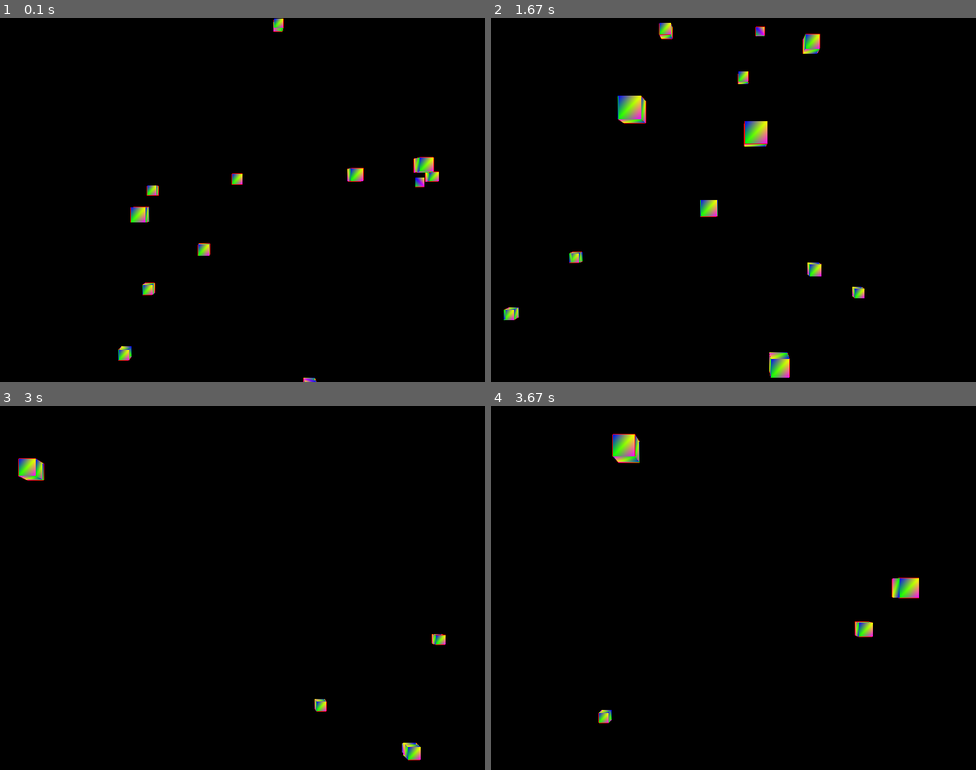
Above: before the commit, frames 1-4 (two rows, left to right).
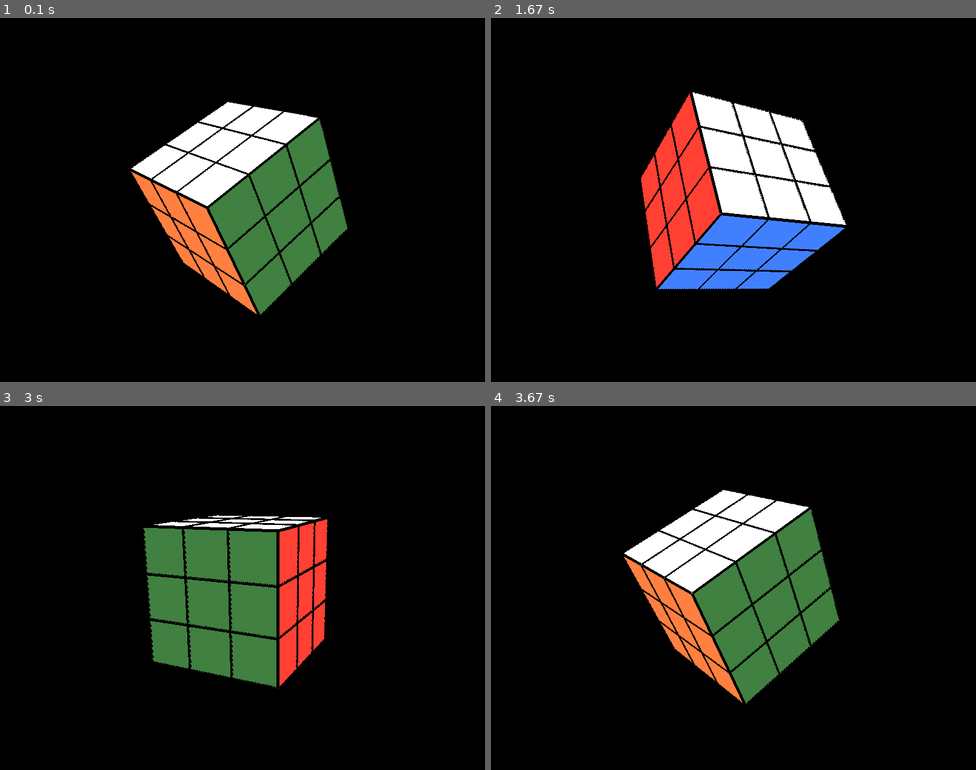
Above: after the commit, the same moments.

Repository: DHameete/pygames
Game: pygame game, started from 03_RubiksCube/main.py
Two runs of this game, one before a commit and one after it. Both use one fixed random seed, a clock stepped at 60 frames per second and the inputs below.
Inputs:
- Up to frame 1 (0.1 s): no input
- Up to frame 2 (1.67 s): hold Right 0.33-0.8 s; hold Up 0.83-1.3 s; hold Right from 1.33 s (still down)
- Up to frame 3 (3 s): release Right at 1.8 s; hold Left 1.83-2.37 s; hold Down 2.4-2.87 s; hold Left from 2.9 s (still down)
- Up to frame 4 (3.67 s): release Left at 3.37 s; hold Up from 3.4 s (still down)

The runs differ from the first frame. In frame 1, 16% of the frame differs, in the area x 24-91%, y 0-100%; in frame 2, 17%, in the area x 2-77%, y 1-99%; in frame 3, 14%; in frame 4, 16%.

Commit message:
Finished cube drawn

Diff:
--- a/03_RubiksCube/main.py
+++ b/03_RubiksCube/main.py
@@ -46,46 +46,24 @@
 )
 
 colors = (
-    (1,0,0),
-    (0,1,0),
-    (0,0,1),
-    (1,1,0),
-    (1,0,1),
+    (0.25, 0.5, 1), # B
+    (1,0.5,0.25), # O
+    (0.25,0.5,0.25), # G
+    (1, 0.25, 0.2), # R
+    (1,1,1), # W
+    (1,0.75,0), # Y
 )
 
-ground_vertices = (
-    (-10, -1.1, 20),
-    (10, -1.1, 20),
-    (-10, -1.1, -300),
-    (10, -1.1, -300),
-)
-
-def ground():
-    glBegin(GL_QUADS)
-    for vertex in ground_vertices:
-        glColor3fv((0, 0.5, 0.5))
-        glVertex3fv(vertex)
-
-    glEnd()
-
-
-def set_vertices(max_distance, min_distance = -20, camera_x = 0, camera_y = 0):
-
-    camera_x = -1 * int(camera_x)
-    camera_y = -1 * int(camera_y)
-
-    x_value_change = random.randrange(camera_x-75, camera_x+75)
-    y_value_change = random.randrange(camera_y-75, camera_y+75)
-    z_value_change = random.randrange(-1*max_distance, min_distance)
+def set_vertices(delta_x, delta_y, delta_z):
 
     new_vertices = []
 
     for vert in vertices:
         new_vert = []
 
-        new_x = vert[0] + x_value_change
-        new_y = vert[1] + y_value_change
-        new_z = vert[2] + z_value_change
+        new_x = vert[0] + delta_x
+        new_y = vert[1] + delta_y
+        new_z = vert[2] + delta_z
 
         new_vert.append(new_x)
         new_vert.append(new_y)
@@ -97,31 +75,25 @@
 
 
 def Cube(vertices):
-    glBegin(GL_QUADS)
-    for surface in surfaces:
-        x = 1
-        for vertex in surface:
-            glColor3fv(colors[x])
-            glVertex3fv(vertices[vertex])
-            x += 1
-    glEnd()
 
-
+    glLineWidth(5)
     glBegin(GL_LINES)
-    glColor3fv(colors[0])
+    glColor3fv((0,0,0))
     for edge in edges:
         for vertex in edge:
             glVertex3fv(vertices[vertex])
     glEnd()
 
+    c_index = 0
+    glBegin(GL_QUADS)
+    for surface in surfaces:
+        for vertex in surface:
+            glColor3fv(colors[c_index])
+            glVertex3fv(vertices[vertex])
+        c_index += 1
+    glEnd()
 
-def Cube_small():
-    glBegin(GL_LINES)
-    for edge in edges:
-        for vertex in edge:
-            v = tuple(x/2 for x in vertices[vertex])
-            glVertex3fv(v)
-    glEnd()
+
 
 
 def main():
@@ -134,21 +106,16 @@
 
     gluPerspective(45, (display[0]/display[1]), 0.1, max_distance)
 
-    glTranslatef(0, 0, -40)
-
-    x_move = 0
-    y_move = 0
-
-    cur_x = 0
-    cur_y = 0
-
-    game_speed = 2
-    direction_speed = 2
+    glTranslatef(0, 0, -20)
 
     cube_dict = {}
 
-    for x in range(75):
-        cube_dict[x] = set_vertices(max_distance)
+    for x in range(3):
+        for y in range(3):
+            for z in range(3):
+                cube_dict[9*x+3*y+z] = set_vertices(2*(x-1), 2*(y-1), 2*(z-1))
+
+    glRotatef(45, 1, 1, 1)
 
     while True:
         for event in pygame.event.get():
@@ -156,61 +123,39 @@
                 pygame.quit()
                 sys.exit()
 
-            if event.type == KEYDOWN:
-                if event.key == K_SPACE:
-                    glRotatef(10, 1, 1, 1)
-                if event.key == K_LEFT:
-                    x_move = direction_speed
-                if event.key == K_RIGHT:
-                    x_move = -direction_speed
-                if event.key == K_UP:
-                    y_move = -direction_speed
-                if event.key == K_DOWN:
-                    y_move = direction_speed
+            # if event.type == KEYDOWN:
+            #     if event.key == K_SPACE:
+            #         glRotatef(10, 1, 1, 1)
+            #     if event.key == K_LEFT:
+            #         x_move = direction_speed
+            #     if event.key == K_RIGHT:
+            #         x_move = -direction_speed
+            #     if event.key == K_UP:
+            #         y_move = -direction_speed
+            #     if event.key == K_DOWN:
+            #         y_move = direction_speed
 
-            if event.type == KEYUP:
-                if event.key == K_LEFT or event.key == K_RIGHT:
-                    x_move = 0
-                if event.key == K_UP or event.key == K_DOWN:
-                    y_move = 0
+            # if event.type == KEYUP:
+            #     if event.key == K_LEFT or event.key == K_RIGHT:
+            #         x_move = 0
+            #     if event.key == K_UP or event.key == K_DOWN:
+            #         y_move = 0
 
-        mdlview_matrx = glGetDoublev(GL_MODELVIEW_MATRIX)
-
-        camera_z = mdlview_matrx[3][2]
-
-        cur_x += x_move
-        cur_y += y_move
-
-        # if camera_z <= 0:
-        #     object_passed = True
-
-        # glRotatef(1, 3, 1, 1)
         glClear(GL_COLOR_BUFFER_BIT|GL_DEPTH_BUFFER_BIT)
-        glTranslatef(x_move, y_move, game_speed)
-       # Enable depth test
+        # Enable depth test
         glEnable(GL_DEPTH_TEST)
         # Accept fragment if it closer to the camera than the former one
         glDepthFunc(GL_LESS)
 
-        # ground()
-
         for each_cube in cube_dict:
             Cube(cube_dict[each_cube])
 
+        glRotatef(1, 1, 3, 1)
 
-        for each_cube in cube_dict:
-            if camera_z <= cube_dict[each_cube][0][2]:
-                new_max = int(-1*(camera_z-(max_distance * 2)))
-
-                cube_dict[each_cube] = set_vertices(new_max, int(camera_z-max_distance), cur_x, cur_y)
-
-        # Cube_small()
         pygame.display.flip()
-        # pygame.time.wait(10)
-
+        pygame.time.wait(10)
 
 if __name__ == "__main__":
     main()
-    glLoadIdentity()
     pygame.quit()
     quit()
